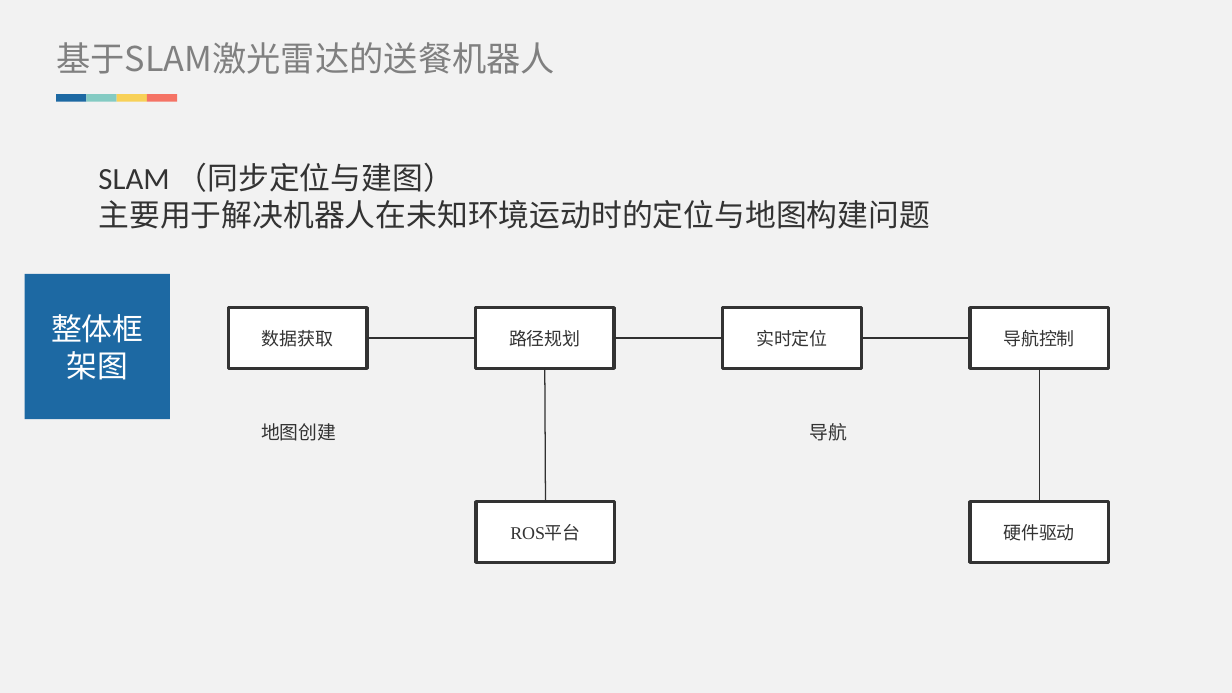
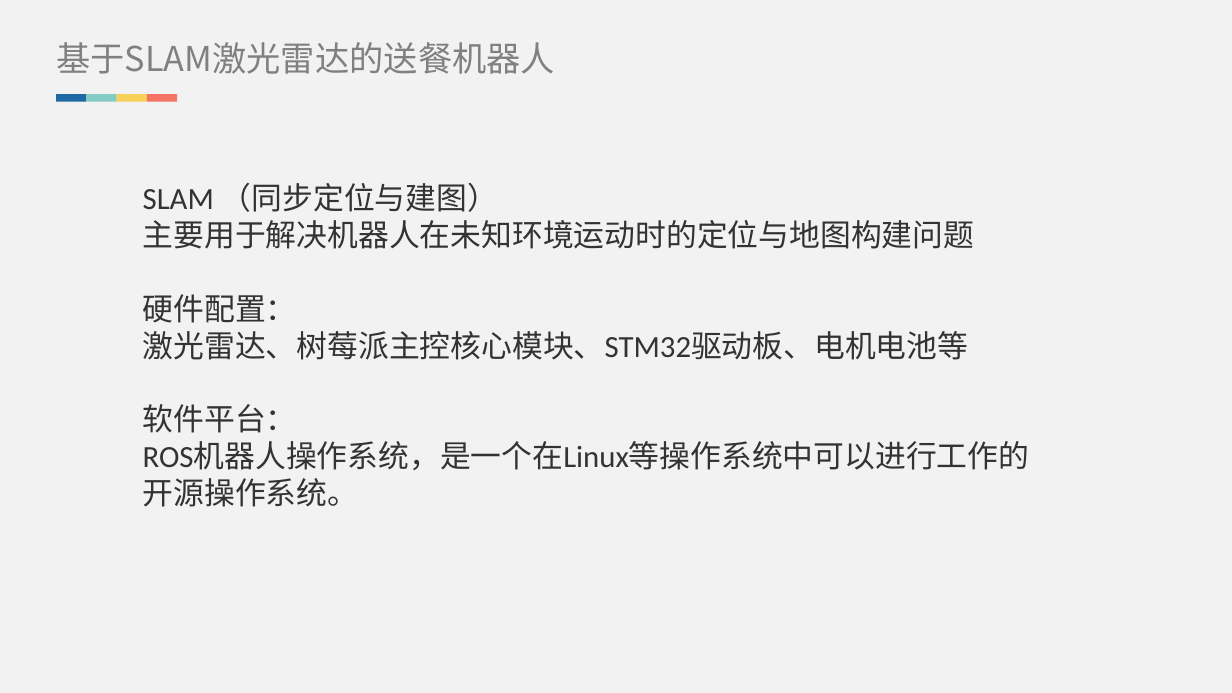
Before and after one commit to Kis-M/lunwen, a slide deck: slide 15 of 毕业答辩.pptx (slide 14 before the commit). Drawn at 1232x693 pixels with LibreOffice and Linux fonts; fonts in the diff are those of the drawing. Boxes give left, top, right and bottom in pixels: in the first picture for what was removed or moved away, otherwise in the second. Text is boxed around its words. In the diff, an @@ line names an element or a change of style, - is before the commit and + after.

```diff
--- a/毕业答辩.pptx
+++ b/毕业答辩.pptx
@@ text "SLAM （同步定位与建图）": place and size @@
-text "SLAM （同步定位与建图）" at <box>98,163,930,229</box>
+text "SLAM （同步定位与建图）" at <box>143,183,1030,507</box>
@@ rectangle removed at <box>25,274,170,419</box> @@
-整体框架图
@@ text at <box>143,294,1030,507</box>: paragraphs added @@
+硬件配置：
+激光雷达、树莓派主控核心模块、STM32驱动板、电机电池等
+软件平台：
+ROS机器人操作系统，是一个在Linux等操作系统中可以进行工作的开源操作系统。
@@ rectangle removed at <box>228,308,366,368</box> @@
-数据获取
@@ rectangle removed at <box>476,308,614,368</box> @@
-路径规划
@@ rectangle removed at <box>723,308,861,368</box> @@
-实时定位
@@ rectangle removed at <box>970,308,1108,368</box> @@
-导航控制
@@ line removed from (367, 338) to (476, 338) @@
@@ line removed from (614, 338) to (723, 338) @@
@@ line removed from (861, 338) to (970, 338) @@
@@ line removed from (546, 501) to (545, 368) @@
@@ line removed from (1040, 501) to (1040, 368) @@
@@ text removed at <box>261,423,336,441</box> @@
-地图创建
@@ text removed at <box>810,423,848,441</box> @@
-导航
@@ rectangle removed at <box>477,501,615,562</box> @@
-ROS平台
@@ rectangle removed at <box>970,501,1108,562</box> @@
-硬件驱动
```
Also in this commit, not shown: 6 other slides changed, 3 slides added, 1 slide removed, 1 other file.
